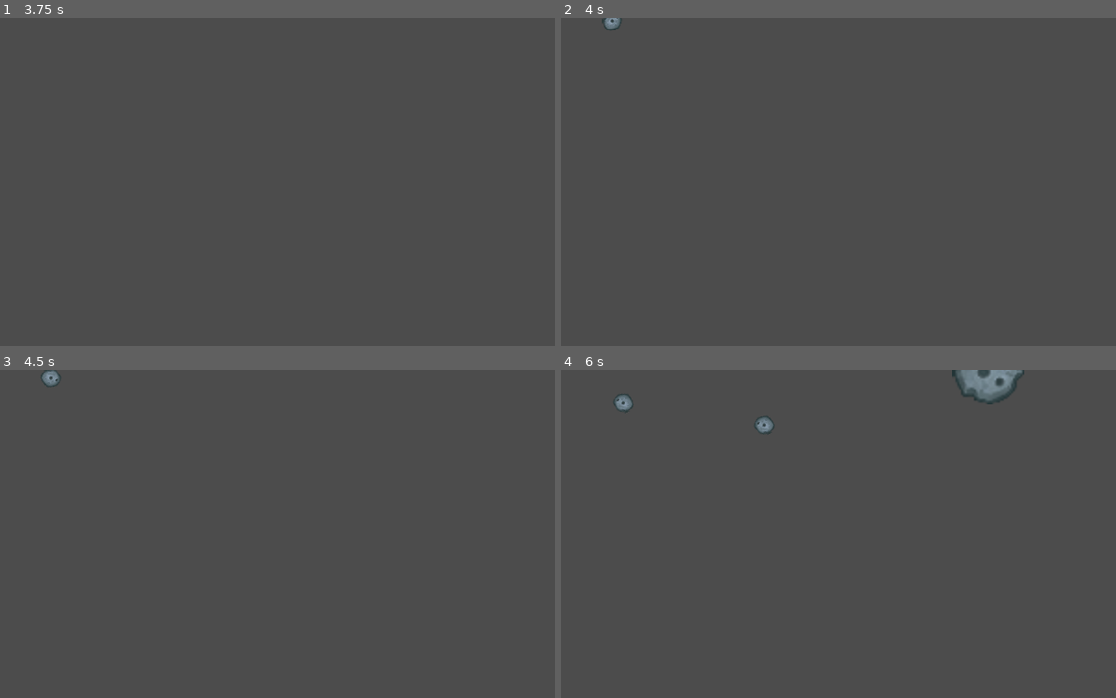
Above: before the commit, frames 1-4 (two rows, left to right).
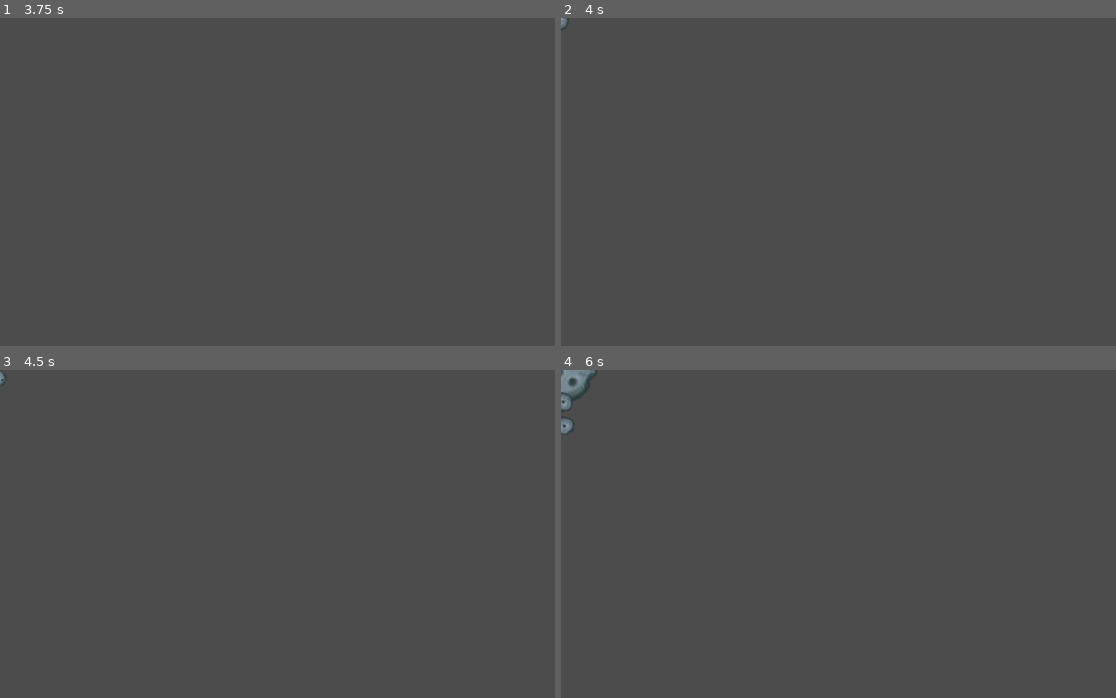
Above: after the commit, the same moments.

Repository: GArmane/vaporspace
Game: Godot game, scene res://src/entities/controllers/asteroid_spawner/AsteroidSpawner.tscn
Same seed, same stepped clock (60 frames per second), same inputs: the game is played once before the commit and once after it. The project has no main scene, so this scene is started directly.
Inputs:
- Up to frame 1 (3.75 s): tap Enter at 0.5, 2, 3.5 s; hold Right (ui_right) 0.53-1.28 s; tap Space (ui_select) at 0.77, 1.25, 1.52, 2.75, 3.02 s; hold Down (ui_down) 1.28-2.03 s; hold Right (ui_right) 2.03-2.78 s; hold Up (ui_up) 2.78-3.53 s; hold Left (ui_left) from 3.53 s (still down)
- Up to frame 2 (4 s): keep holding Left (ui_left); tap Space (ui_select) at 3.77 s
- Up to frame 3 (4.5 s): keep holding Left (ui_left)
- Up to frame 4 (6 s): tap Space (ui_select) at 4.52 s; release Left (ui_left) at 5.03 s; hold Down (ui_down) 5.03-5.78 s; hold Right (ui_right) from 5.78 s (still down)

Frame 1 is identical in both runs. In frame 2, 0.1% of the frame differs, in the area x 0-11%, y 0-4%; in frame 3, 0.1%; in frame 4, 1.5%, in the area x 0-84%, y 0-20%.

Commit message:
refactor(src/entities/controllers/asteroid_spawner): refactor spawner as Position2D node

Diff:
--- a/project.godot
+++ b/project.godot
@@ -17,6 +17,7 @@
 
 config/name="Vaporspace"
 config/description="Vaporwave inspired space-shooter game"
+run/main_scene="res://src/scenes/tests/Gameplay01.tscn"
 config/icon="res://icon.png"
 
 [display]
--- a/src/entities/controllers/asteroid_spawner/AsteroidSpawner.gd
+++ b/src/entities/controllers/asteroid_spawner/AsteroidSpawner.gd
@@ -1,4 +1,4 @@
-extends Node2D
+extends Position2D
 
 
 const asteroids = [
@@ -7,6 +7,7 @@
 	preload("res://src/entities/obstacles/asteroids/AsteroidMedium01.tscn"),
 	preload("res://src/entities/obstacles/asteroids/AsteroidSmall01.tscn"),
 ]
+
 
 onready var container: Node2D = $Container
 onready var rng := RandomNumberGenerator.new()
@@ -35,6 +36,11 @@
 	rng.randomize()
 
 
+func _choose_random_asteroid() -> RigidBody2D:
+	var index = rng.randi_range(0, len(asteroids) - 1)
+	return asteroids[index].instance()
+
+
 func _rand_vector(start: Vector2, end: Vector2) -> Vector2:
 	return Vector2(rand_range(start.x, end.x), rand_range(start.y, end.y))
 
@@ -51,9 +57,8 @@
 
 
 func spawn():
-	var index = rng.randi_range(0, 3)
-	var asteroid: RigidBody2D = _set_physics(asteroids[index].instance())
-	container.add_child(asteroid)
+	var asteroid = _set_physics(_choose_random_asteroid())
+	get_parent().add_child_below_node(self, asteroid)
 
 
 func _on_StartTimer_timeout():
--- a/src/entities/controllers/asteroid_spawner/AsteroidSpawner.tscn
+++ b/src/entities/controllers/asteroid_spawner/AsteroidSpawner.tscn
@@ -2,16 +2,16 @@
 
 [ext_resource path="res://src/entities/controllers/asteroid_spawner/AsteroidSpawner.gd" type="Script" id=1]
 
-[node name="AsteroidSpawner" type="Node2D"]
+[node name="AsteroidSpawner" type="Position2D"]
 script = ExtResource( 1 )
-__meta__ = {
-"_edit_group_": true
-}
-position_end = Vector2( 600, 0 )
+position_start = null
+position_end = null
+offset = null
 linear_velocity_start = Vector2( 0, 10 )
-linear_velocity_end = Vector2( 10, 100 )
+linear_velocity_end = Vector2( 0, 100 )
 angular_velocity_start = -5
 angular_velocity_end = 5
+wave_count = null
 
 [node name="Container" type="Node2D" parent="."]
 
--- a/src/entities/projectiles/laser_beam/LaserBeam.tscn
+++ b/src/entities/projectiles/laser_beam/LaserBeam.tscn
@@ -20,7 +20,7 @@
 [node name="LaserBeam" type="KinematicBody2D"]
 z_index = -1
 collision_layer = 0
-collision_mask = 0
+collision_mask = 2
 script = ExtResource( 4 )
 
 [node name="AnimatedSprite" type="AnimatedSprite" parent="."]
